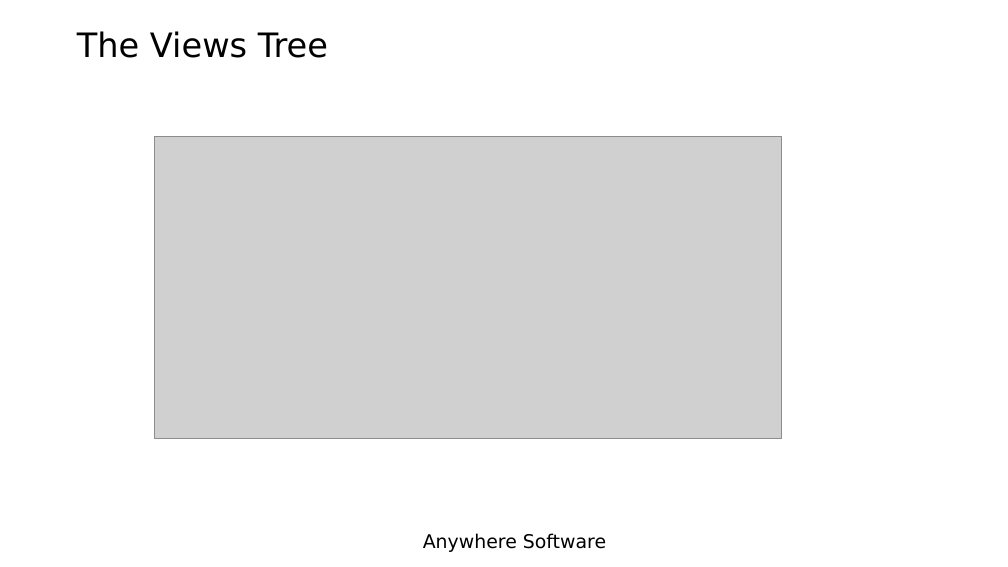
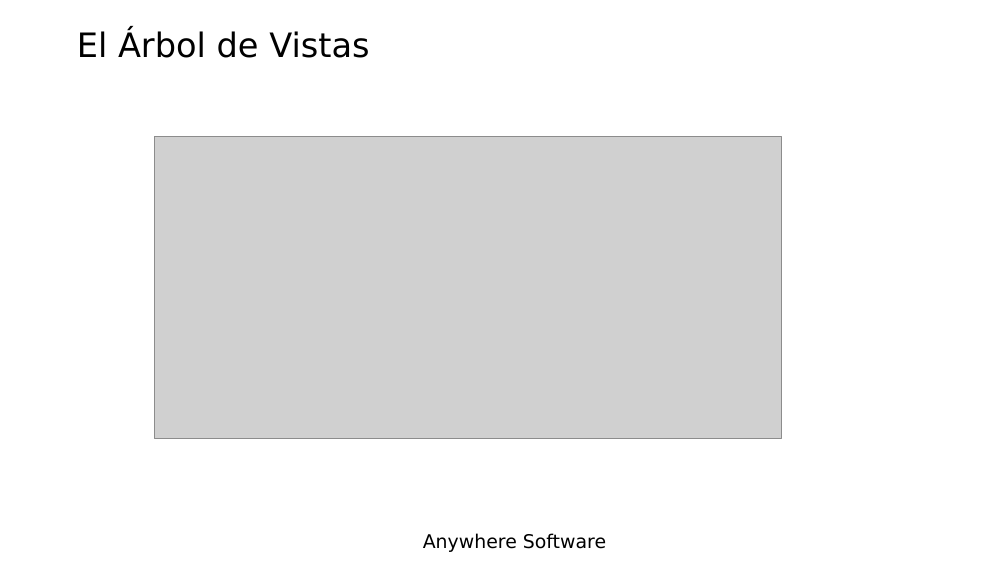
Before and after one commit to Lamashino/Teaching-B4J, a slide deck: slide 7 of Tema 5 - Diseñador/Tema 5 - Diseñador.pptx. Drawn at 1008x567 pixels with LibreOffice and Linux fonts; fonts in the diff are those of the drawing; grey boxes stand for pictures; background and template pictures are left out. Boxes give left, top, right and bottom in pixels: in the first picture for what was removed or moved away, otherwise in the second. Text is boxed around its words. In the diff, an @@ line names an element or a change of style, - is before the commit and + after.

```diff
--- a/Tema 5 - Diseñador/Tema 5 - Diseñador.pptx
+++ b/Tema 5 - Diseñador/Tema 5 - Diseñador.pptx
@@ title at (77,30,369,58): text changed @@
-The Views Tree
+El Árbol de Vistas
```
Also in this commit, not shown: 9 other slides changed, 10 slides added, 10 slides removed, 2 other files.
